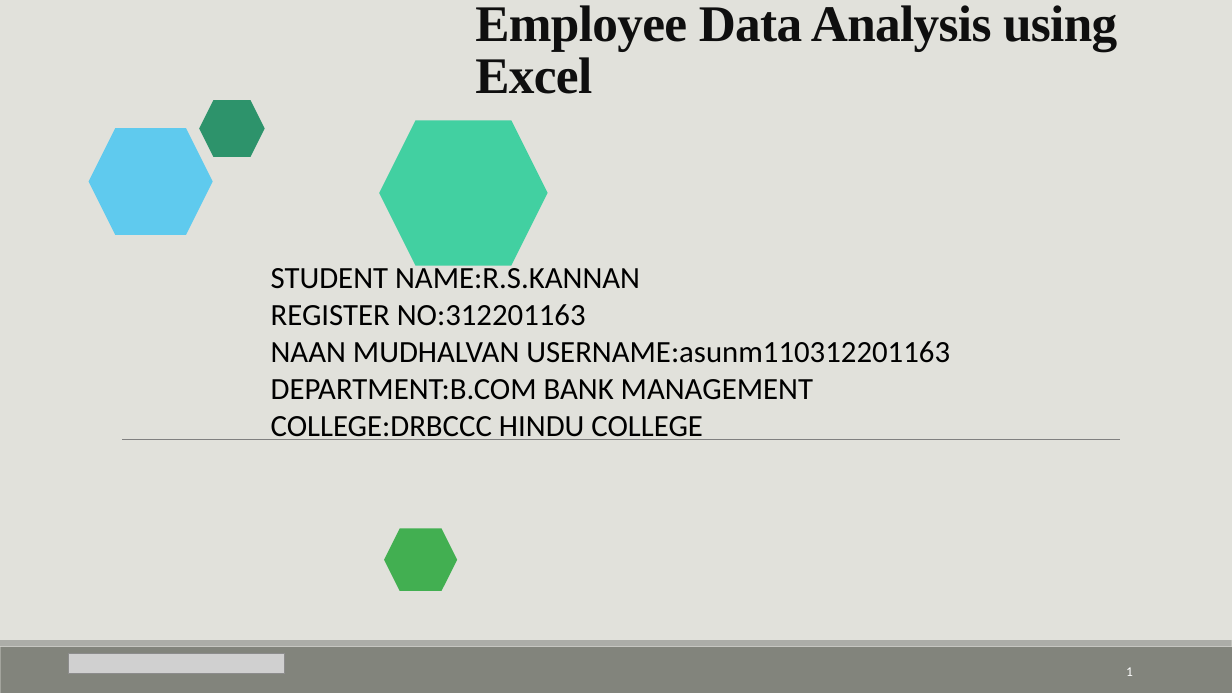
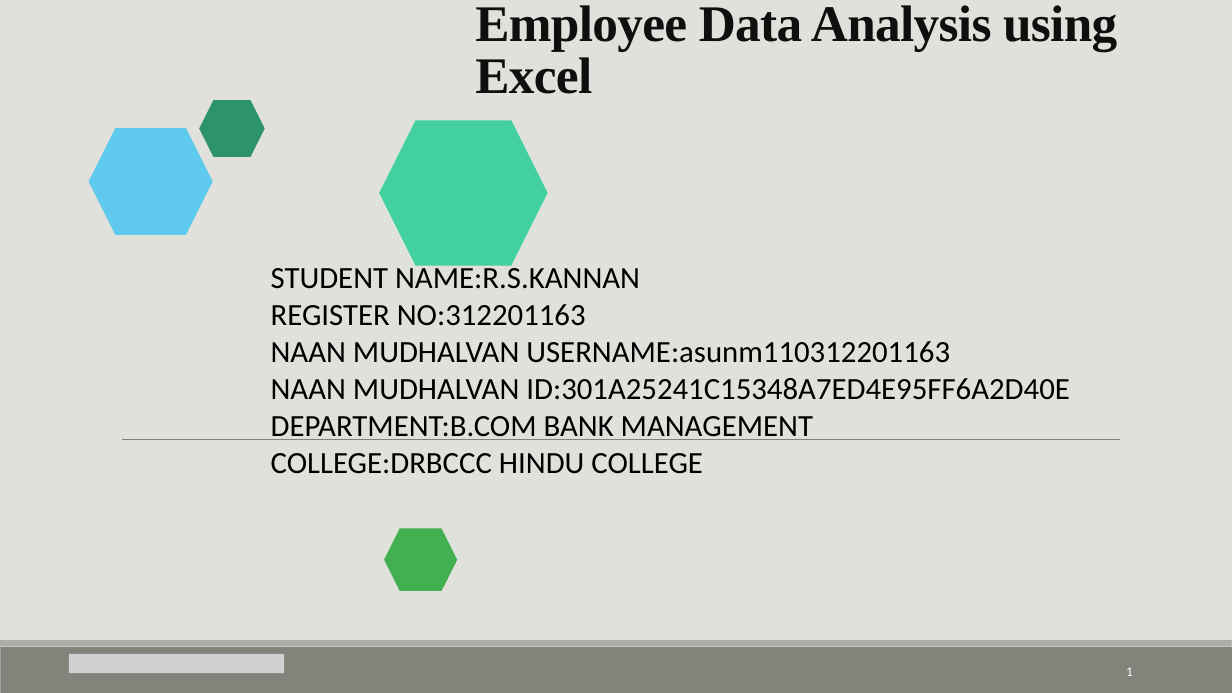
Before and after one commit to Kannansk146/TNSDC-DATA-ANALYTICS, a slide deck: slide 1 of rs kannan naan mudhalvan project 2.pptx. Drawn at 1232x693 pixels with LibreOffice and Linux fonts; fonts in the diff are those of the drawing; grey boxes stand for pictures. Boxes give left, top, right and bottom in pixels: in the first picture for what was removed or moved away, otherwise in the second. Text is boxed around its words. In the diff, an @@ line names an element or a change of style, - is before the commit and + after.

```diff
--- a/rs kannan naan mudhalvan project 2.pptx
+++ b/rs kannan naan mudhalvan project 2.pptx
@@ text at [271, 378, 1070, 400]: paragraph added @@
+NAAN MUDHALVAN ID:301A25241C15348A7ED4E95FF6A2D40E
```
